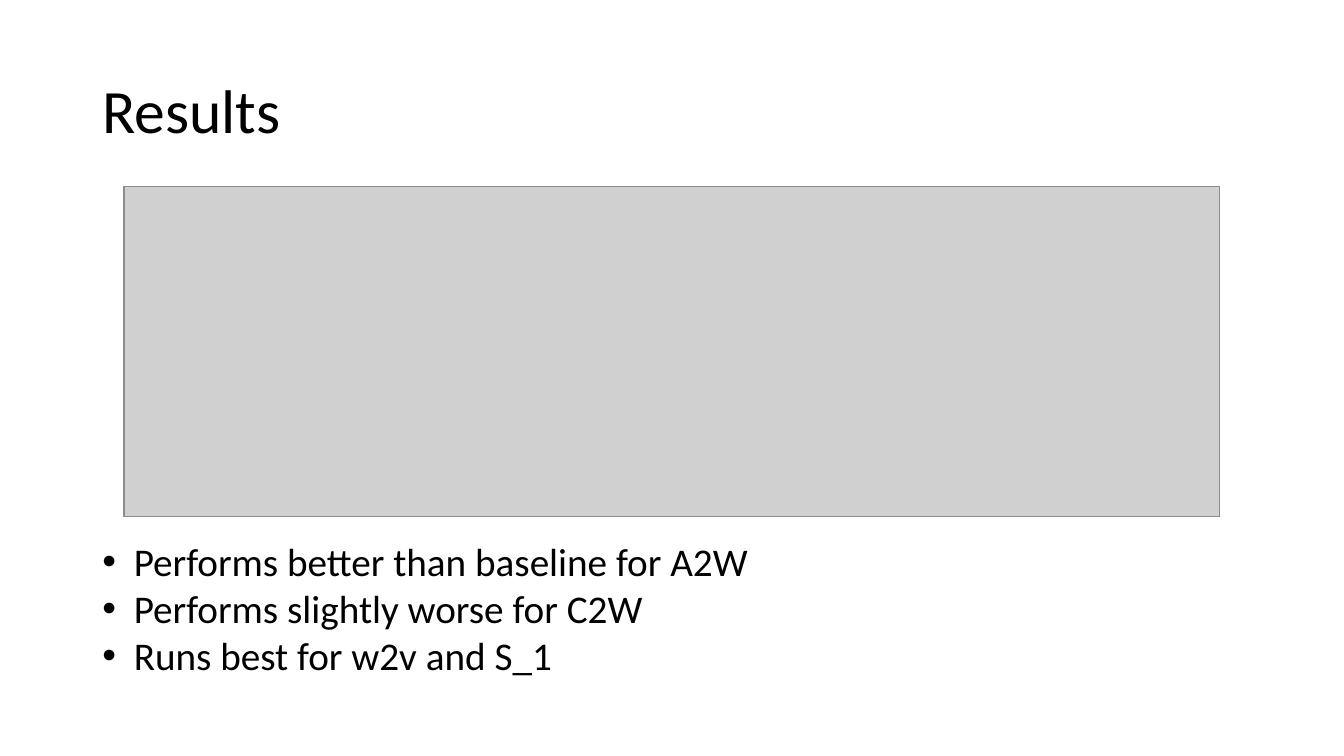
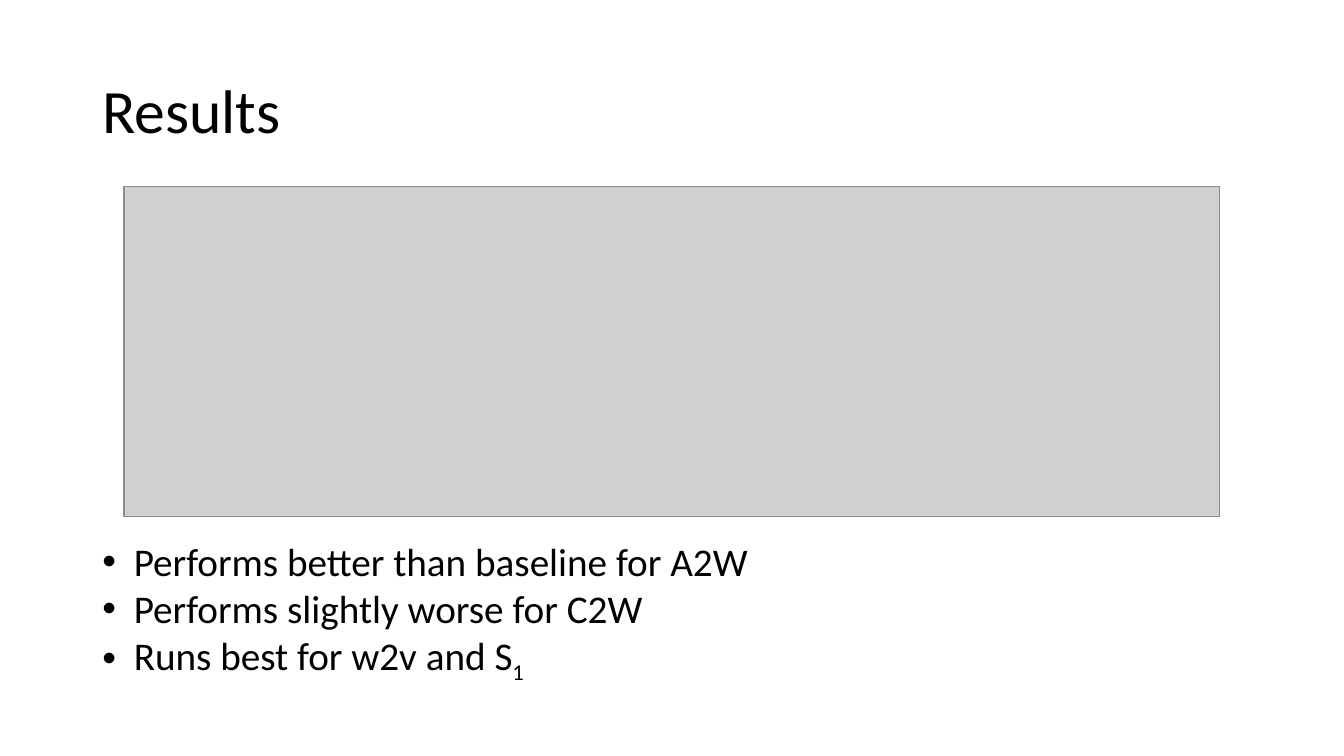
Before and after one commit to spurra/query-annotator-stub, a slide deck: slide 8 of Presentation.ppt. Drawn at 1344x756 pixels with LibreOffice and Linux fonts; fonts in the diff are those of the drawing; grey boxes stand for pictures. Boxes give left, top, right and bottom in pixels: in the first picture for what was removed or moved away, otherwise in the second. Text is boxed around its words. In the diff, an @@ line names an element or a change of style, - is before the commit and + after.

```diff
--- a/Presentation.ppt
+++ b/Presentation.ppt
@@ text at <box>134,642,486,671</box>: text changed @@
-• Runs best for w2v and S_1
+• Runs best for w2v and S1
```
Also in this commit, not shown: 3 other slides changed.
